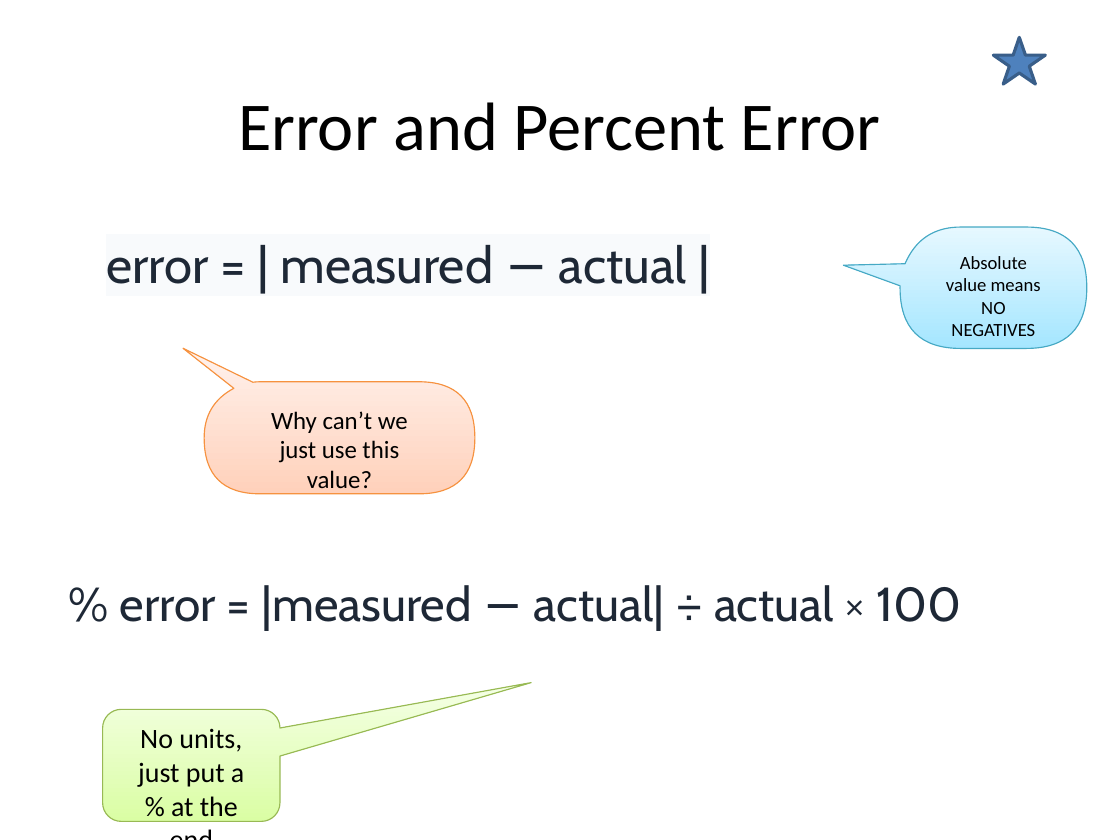
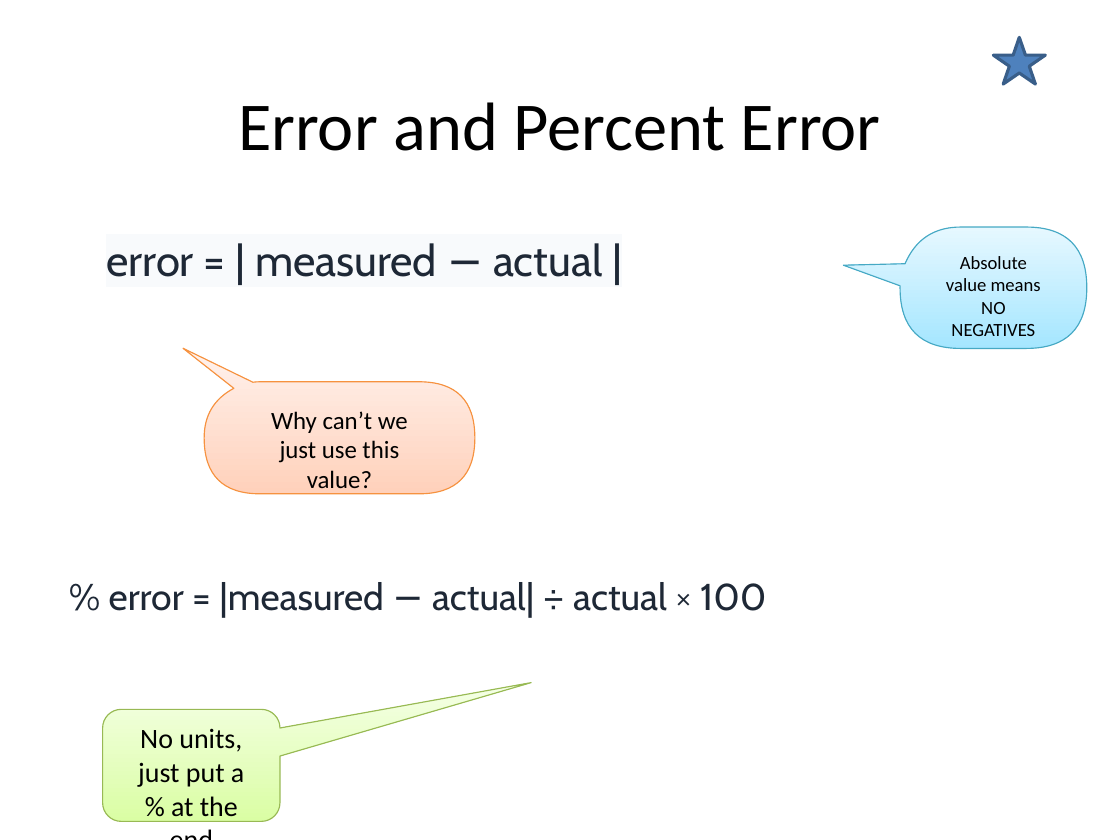
Before and after one commit to classes-list/middle-school, a slide deck: slide 12 of experimental-error-v3.pptx. Drawn at 1120x840 pixels with LibreOffice and Linux fonts; fonts in the diff are those of the drawing. Boxes give left, top, right and bottom in pixels: in the first picture for what was removed or moved away, otherwise in the second. Text is boxed around its words. In the diff, an @@ line names an element or a change of style, - is before the commit and + after.

```diff
--- a/experimental-error-v3.pptx
+++ b/experimental-error-v3.pptx
@@ text "error = | measured − ..." at <box>106,243,602,277</box>: size 32.7 to 28 pt @@
@@ text "% error = |measured − ..." at <box>109,582,767,618</box>: size 30.7 to 24 pt @@
```
Also in this commit, not shown: 1 other slide changed, 2 other files.
